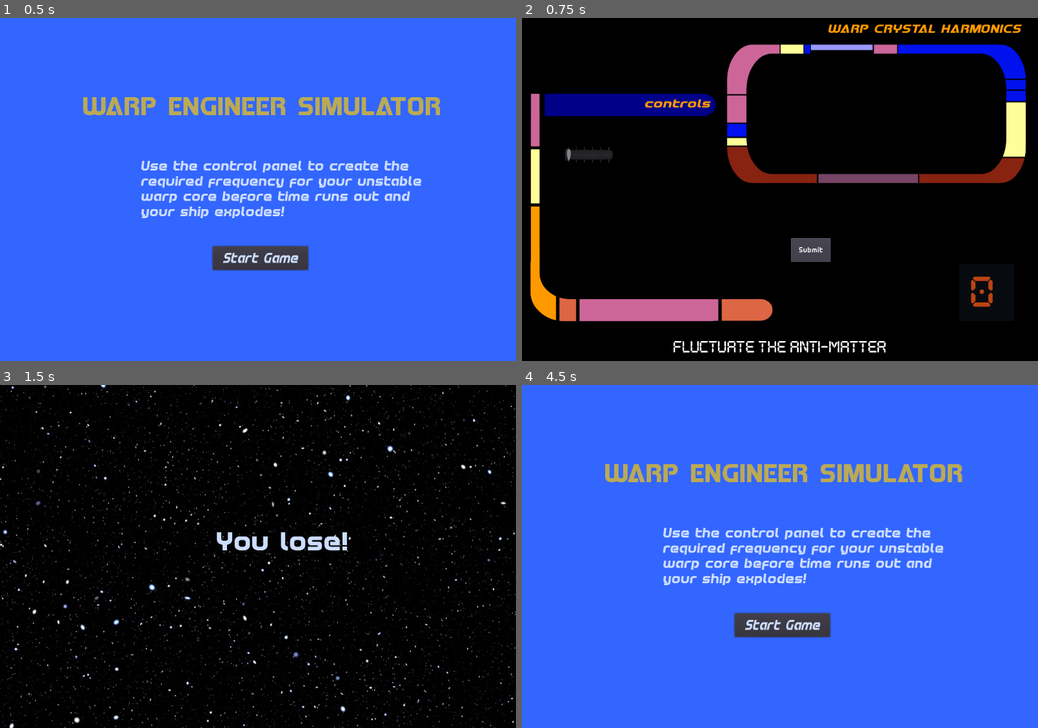
Above: before the commit, frames 1-4 (two rows, left to right).
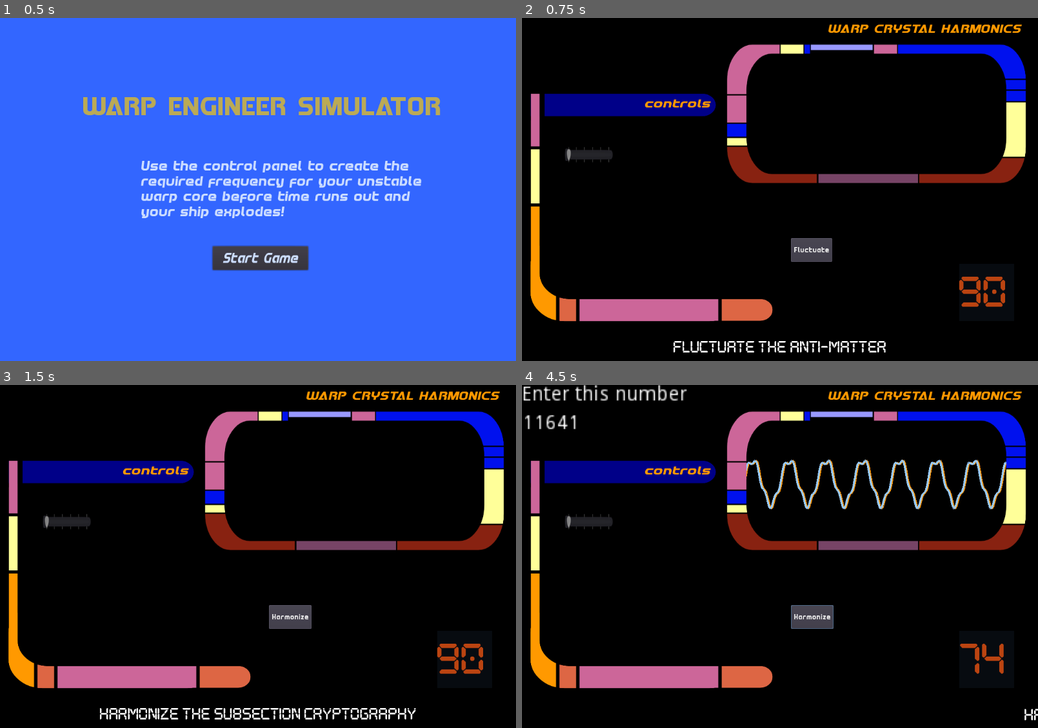
Above: after the commit, the same moments.

Repository: squiggle-at-squiggle/LDJam49
Game: Godot game, scene res://Scenes/Main.tscn
Two runs of this game, one before a commit and one after it. Both use one fixed random seed, a clock stepped at 60 frames per second and the inputs below.
Inputs:
- Up to frame 1 (0.5 s): no input
- Up to frame 2 (0.75 s): click "Submit" (after the commit: "Start") at 0.5 s
- Up to frame 3 (1.5 s): click "Submit" (after the commit: "Fluctuate") at 1.25 s
- Up to frame 4 (4.5 s): click "Submit" (after the commit: "Harmonize") at 2 s; click "Submit" (after the commit: "Harmonize") at 2.75 s; click "Submit" (after the commit: "Harmonize") at 3.5 s

Frame 1 is identical in both runs. In frame 2, 0.6% of the frame differs, in the area x 52-94%, y 64-85%; in frame 3, 18%; in frame 4, 100%, in the area x 0-100%, y 0-100%.

Commit message:
Added sounds to getting an answer right or wrong and hooked up timer to increase or decrease your time after submission

Diff:
--- a/Code/Countdown.gd
+++ b/Code/Countdown.gd
@@ -17,13 +17,24 @@
 	else:
 		alarm_off()
 
+
 func set_timer(initial_time):
 	$Countdown.wait_time = initial_time
 	$Countdown.start()
 	active = true
 
-# func increase_time(_increase_amount):
-	#$Countdown.wait_time
+
+func increase_time(_increase_amount):
+	var increasedAmount = clamp(_increase_amount, 0, 100 - $Countdown.time_left)
+	$Countdown.wait_time = $Countdown.time_left + increasedAmount
+	$Countdown.start()
+
+
+func decrease_time(_decrease_amount):
+	var decreasedAmount = clamp(_decrease_amount, 0, $Countdown.time_left)
+	$Countdown.wait_time = $Countdown.time_left - decreasedAmount
+	$Countdown.start()
+
 
 func stop_timer():
 	$Countdown.stop()
--- a/Code/Main.gd
+++ b/Code/Main.gd
@@ -11,10 +11,11 @@
 var solution3
 var solution4
 var solution5
+var gameStarted
 
 # Called when the node enters the scene tree for the first time.
 func _ready():
-	pass
+	gameStarted = false
 
 
 # Called every frame. 'delta' is the elapsed time since the previous frame.
@@ -26,10 +27,14 @@
 	$StartScreen/Control.hide()
 	$EndScreen/Control.hide()
 	$EngineNoise.play(3)
+	$Countdown.set_timer(90)
+	$Countdown/Countdown.paused = true
 	new_round()
 
 
 func LoseGame():
+	round_counter=0
+	hide_all_toggles()
 	$EngineNoise.stop()
 	$Countdown.turn_off()
 	get_tree().call_group("puzzle", "queue_free")
@@ -54,9 +59,13 @@
 func new_round():
 	var verb = Verb()
 	var message = verb + " the " + TechnoBabble()
+	$ControlPanel/Control/Submit.hide()
 	$ControlPanel/MessageBox.create_message(message, 3)
+	$ControlPanel/Control/Submit.text = verb
+	$ControlPanel/Control/Submit.show()
 	yield(get_tree().create_timer(3), "timeout")
 	$ControlPanel/Control/PlayerScreen.show()
+	$Countdown/Countdown.paused = false
 	if round_counter >= 1:
 		current_puzzle.queue_free()
 	current_puzzle = Puzzle.instance()
@@ -67,7 +76,6 @@
 	solution3 = current_puzzle.solution3
 	solution4 = current_puzzle.solution4
 	solution5 = current_puzzle.solution5
-	$Countdown.set_timer(90)
 	round_counter += 1
 	round_controller()
 
@@ -108,16 +116,20 @@
 
 
 func CheckSubmission():
-	if verify_solution() and total_rounds == round_counter:
+	if !gameStarted:
+		NewGame()
+		gameStarted = true
+	elif verify_solution() and total_rounds == round_counter:
 		WinGame()
 		round_counter=0
 		hide_all_toggles()
 	elif verify_solution():
+		$Correct.play()
+		$Countdown.increase_time(15)
 		new_round()
 	else:
-		LoseGame()
-		round_counter=0
-		hide_all_toggles()
+		$Incorrect.play()
+		$Countdown.decrease_time(5)
 
 func Verb():
 	var verb = ["Harmonize", "Fluctuate", "Consolidate"]
--- a/Scenes/ControlPanel.tscn
+++ b/Scenes/ControlPanel.tscn
@@ -38,7 +38,7 @@
 margin_right = 108.0
 margin_bottom = 152.0
 custom_fonts/font = ExtResource( 15 )
-text = "Submit"
+text = "Start"
 __meta__ = {
 "_edit_use_anchors_": false
 }
--- a/Scenes/Main.tscn
+++ b/Scenes/Main.tscn
@@ -7,6 +7,8 @@
 [ext_resource path="res://Scenes/Puzzle.tscn" type="PackedScene" id=5]
 [ext_resource path="res://Scenes/Countdown.tscn" type="PackedScene" id=6]
 [ext_resource path="res://Sound/sfw-interior-drone-louder.mp3" type="AudioStream" id=7]
+[ext_resource path="res://Sound/sfx-success.mp3" type="AudioStream" id=8]
+[ext_resource path="res://Sound/sfx-negative.mp3" type="AudioStream" id=9]
 
 [node name="Main" type="Node"]
 script = ExtResource( 1 )
@@ -27,6 +29,12 @@
 [node name="EngineNoise" type="AudioStreamPlayer" parent="."]
 stream = ExtResource( 7 )
 
+[node name="Correct" type="AudioStreamPlayer" parent="."]
+stream = ExtResource( 8 )
+
+[node name="Incorrect" type="AudioStreamPlayer" parent="."]
+stream = ExtResource( 9 )
+
 [connection signal="submitted" from="ControlPanel" to="." method="CheckSubmission"]
 [connection signal="start" from="StartScreen" to="." method="NewGame"]
 [connection signal="time_up" from="Countdown" to="." method="LoseGame"]
Not shown: 1 places in Scenes/Main.tscn that only renumber resources
Not shown, added: Sound/sfx-failure.mp3.import
Not shown, added: Sound/sfx-negative.mp3.import
Not shown, added: Sound/sfx-failure.mp3
Not shown, added: Sound/sfx-negative.mp3
